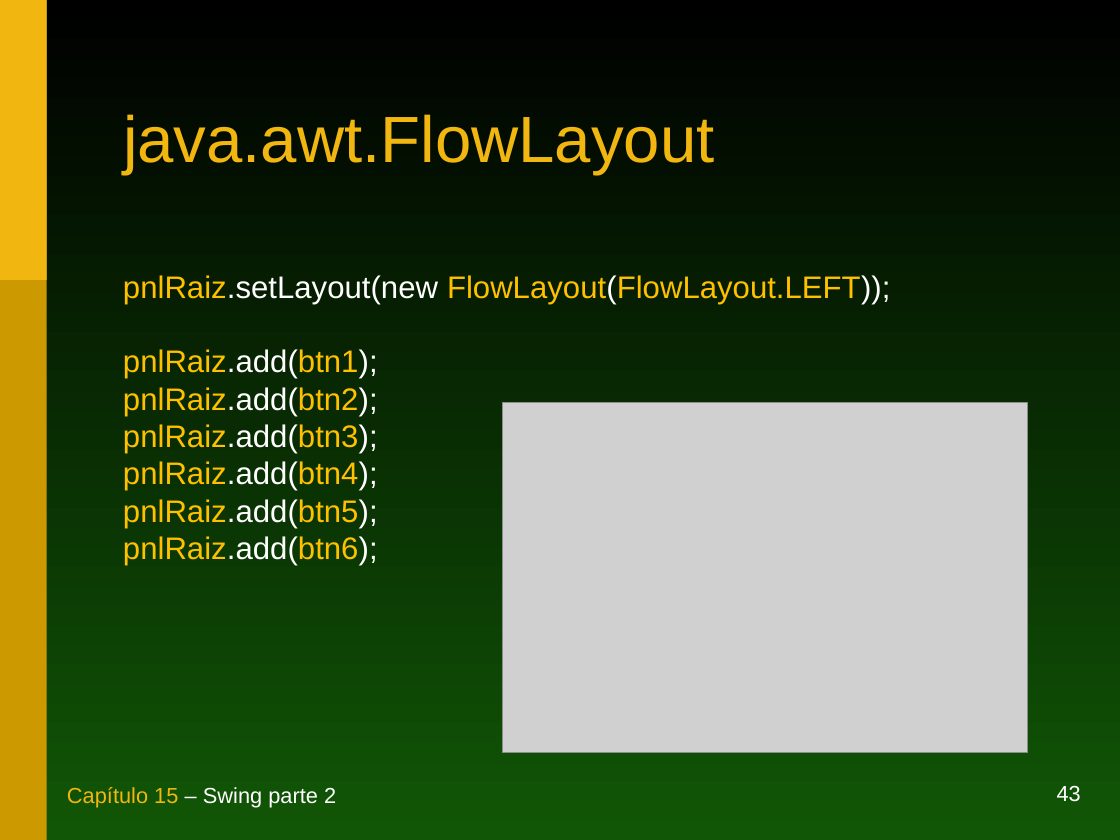
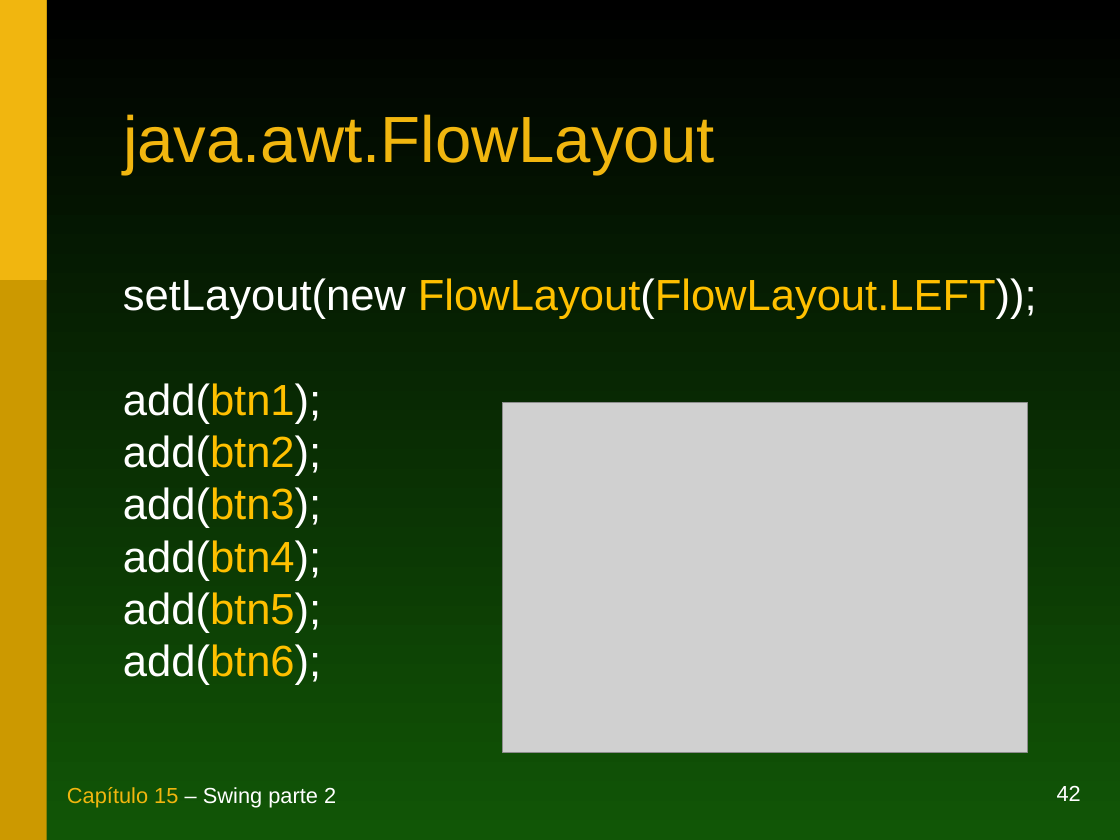
Before and after one commit to duchesqui/slzvieira-training, a slide deck: slide 42 of 1-Java-Programmer-Modulo-I/16.Capitulo15.ppt (slide 43 before the commit). Drawn at 1120x840 pixels with LibreOffice and Linux fonts; fonts in the diff are those of the drawing; grey boxes stand for pictures. Boxes give left, top, right and bottom in pixels: in the first picture for what was removed or moved away, otherwise in the second. Text is boxed around its words. In the diff, an @@ line names an element or a change of style, - is before the commit and + after.

```diff
--- a/1-Java-Programmer-Modulo-I/16.Capitulo15.ppt
+++ b/1-Java-Programmer-Modulo-I/16.Capitulo15.ppt
@@ text at [123,278,1037,685]: text changed; size 20 to 28 pt; text colour #FFC000 to #FFFFFF @@
-pnlRaiz.setLayout(new FlowLayout(FlowLayout.LEFT));
-pnlRaiz.add(btn1);
-pnlRaiz.add(btn2);
-pnlRaiz.add(btn3);
-pnlRaiz.add(btn4);
-pnlRaiz.add(btn5);
-pnlRaiz.add(btn6);
+setLayout(new FlowLayout(FlowLayout.LEFT));
+add(btn1);
+add(btn2);
+add(btn3);
+add(btn4);
+add(btn5);
+add(btn6);
@@ page number at [1057,785,1081,801]: text changed @@
-43
+42
```
Also in this commit, not shown: 13 other slides changed, 3 slides added, 4 slides removed, 3 other files.
